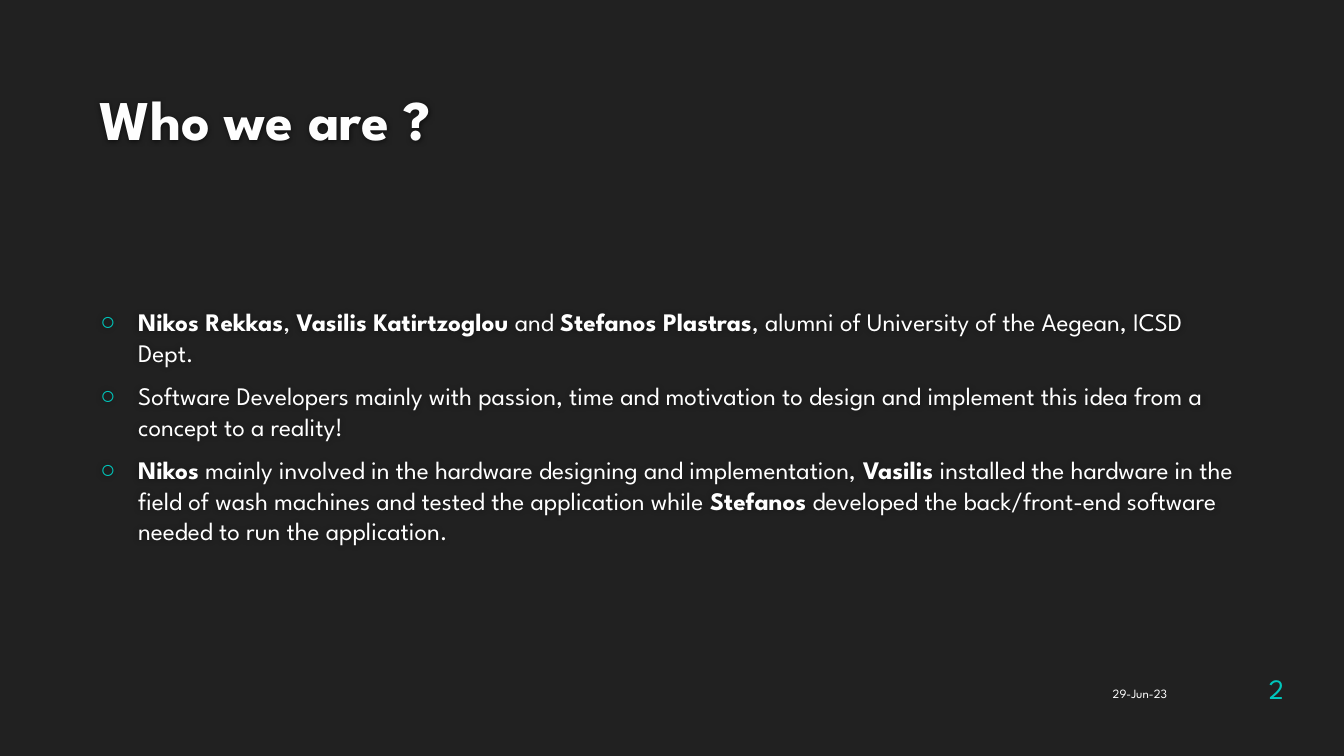
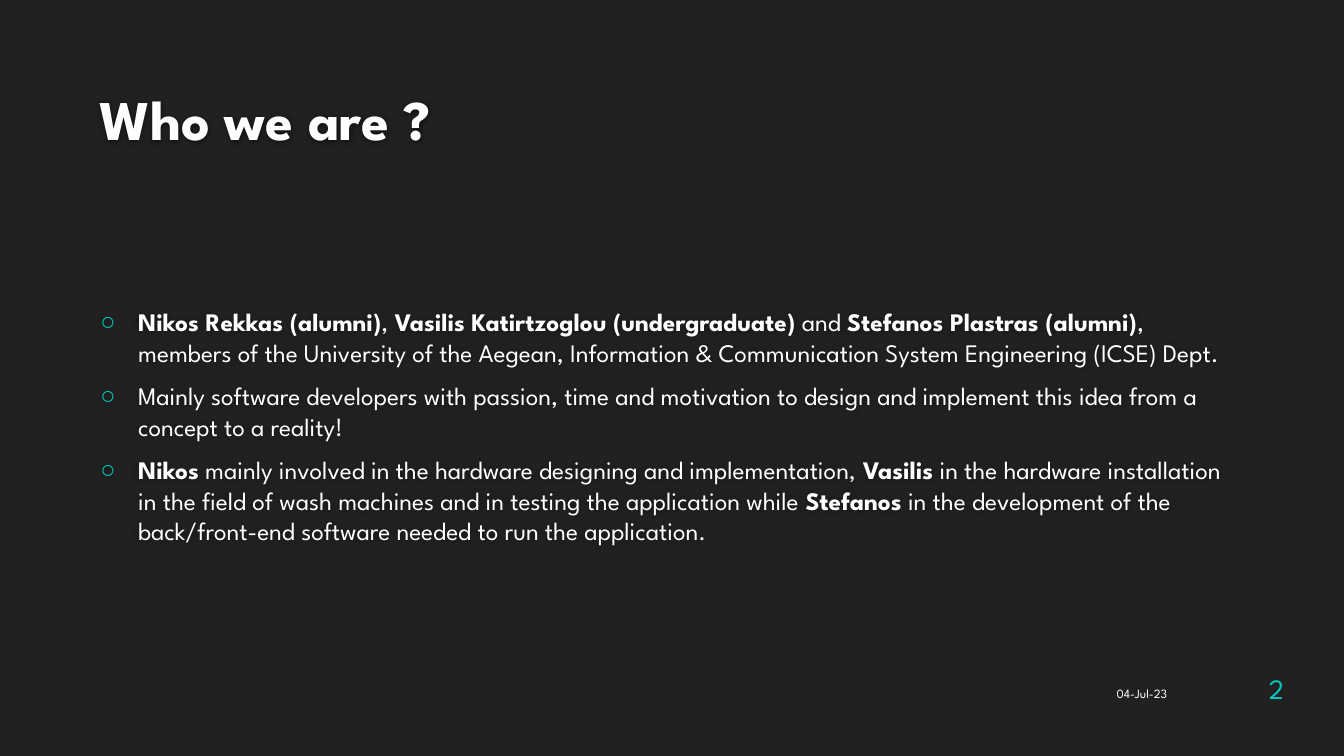
Before and after one commit to stevpla/smart-sustainable-wash-machines-monitoring-app, a slide deck: slide 2 of Wash_Machines_Live_Monitoring_Service_ppt.pptx. Drawn at 1344x756 pixels with LibreOffice and Linux fonts; fonts in the diff are those of the drawing; background and template pictures are left out. Boxes give left, top, right and bottom in pixels: in the first picture for what was removed or moved away, otherwise in the second. Text is boxed around its words. In the diff, an @@ line names an element or a change of style, - is before the commit and + after.

```diff
--- a/Wash_Machines_Live_Monitoring_Service_ppt.pptx
+++ b/Wash_Machines_Live_Monitoring_Service_ppt.pptx
@@ text at (x1=138, y1=313, x2=1221, y2=546): text changed @@
-○ Nikos Rekkas, Vasilis Katirtzoglou and Stefanos Plastras, alumni of University of the Aegean, ICSD Dept.
-○ Software Developers mainly with passion, time and motivation to design and implement this idea from a concept to a reality!
-○ Nikos mainly involved in the hardware designing and implementation, Vasilis installed the hardware in the field of wash machines and tested the application while Stefanos developed the back/front-end software needed to run the application.
+○ Nikos Rekkas (alumni), Vasilis Katirtzoglou (undergraduate) and Stefanos Plastras (alumni), members of the University of the Aegean, Information & Communication System Engineering (ICSE) Dept.
+○ Mainly software developers with passion, time and motivation to design and implement this idea from a concept to a reality!
+○ Nikos mainly involved in the hardware designing and implementation, Vasilis in the hardware installation in the field of wash machines and in testing the application while Stefanos in the development of the back/front-end software needed to run the application.
@@ text at (x1=1117, y1=689, x2=1167, y2=698): text changed @@
-29-Jun-23
+04-Jul-23
```
Also in this commit, not shown: 9 other slides changed, 3 slides added.
